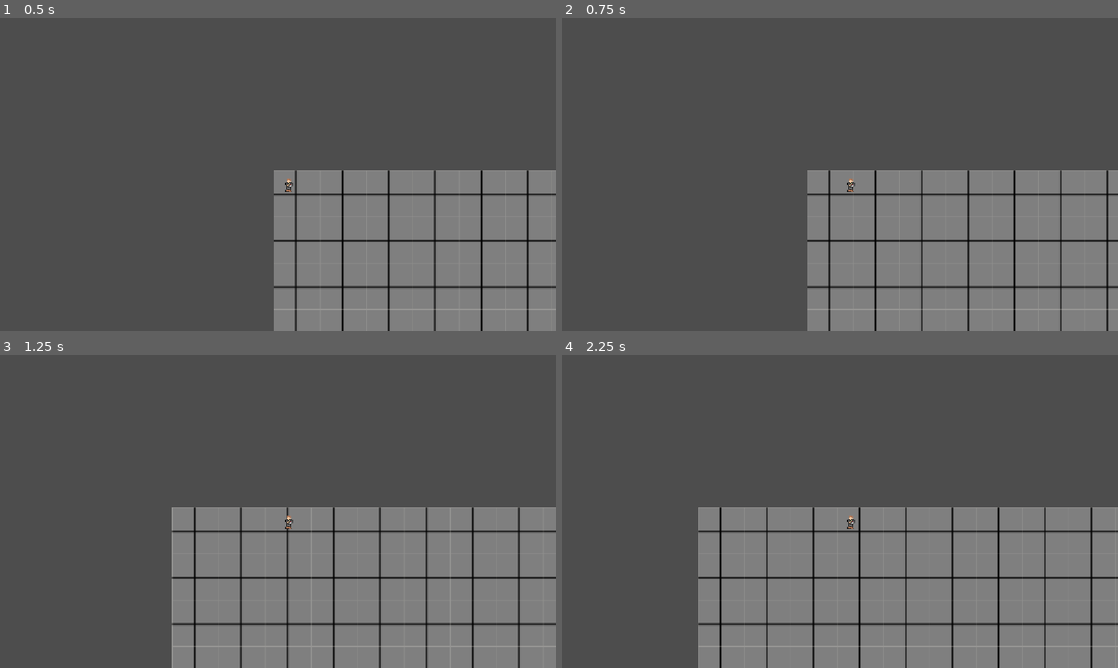
Above: before the commit, frames 1-4 (two rows, left to right).
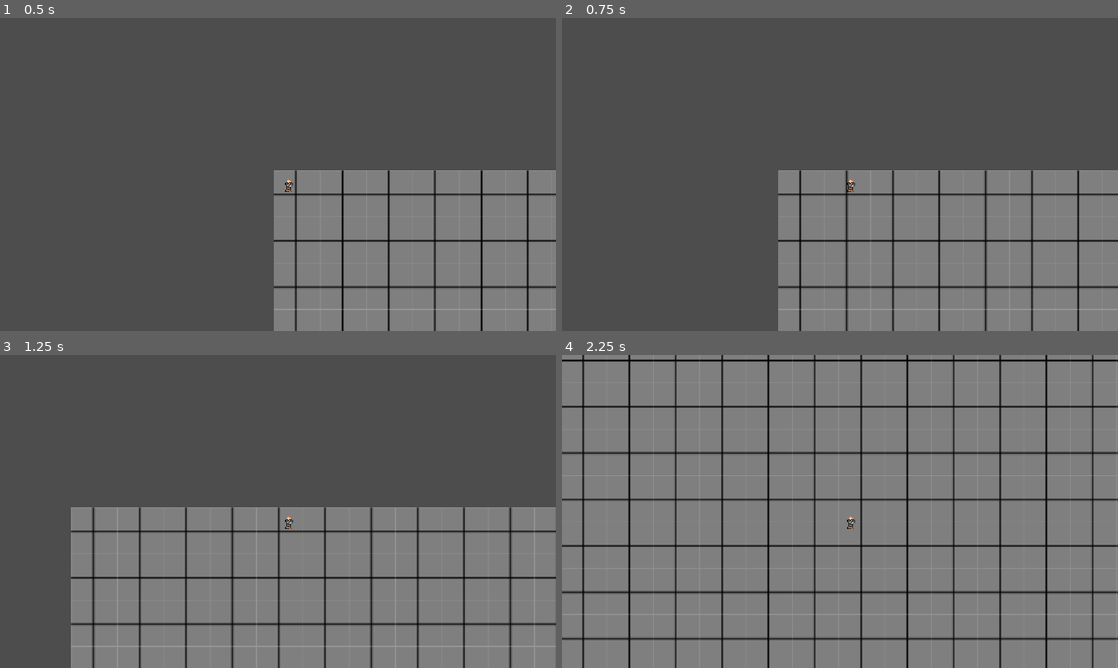
Above: after the commit, the same moments.

Repository: ColeSlaw0227/Peerless-Soldier
Game: Godot game, scene res://main_room.tscn
The game is run twice, just before and just after one commit, with the same random seed, the same clock (stepped at 60 frames per second) and the same inputs.
Inputs:
- Up to frame 1 (0.5 s): no input
- Up to frame 2 (0.75 s): tap Enter at 0.5 s; hold Right (ui_right) from 0.53 s (still down)
- Up to frame 3 (1.25 s): keep holding Right (ui_right)
- Up to frame 4 (2.25 s): release Right (ui_right) at 1.28 s; hold Down (ui_down) 1.28-2.03 s; hold Right (ui_right) from 2.03 s (still down)

Frame 1 is identical in both runs. In frame 2, 5.3% of the frame differs, in the area x 38-99%, y 48-100%; in frame 3, 12%; in frame 4, 64%, in the area x 0-100%, y 0-100%.

Commit message:
Added player Mov

Diff:
--- a/player.gd
+++ b/player.gd
@@ -5,14 +5,10 @@
 
 
 
-func _physics_process(delta: float) -> void:
+func _physics_process(delta):
+	var input_direction = Input.get_vector("ui_left","ui_right","ui_up","ui_down")
+	velocity = input_direction * SPEED
+	move_and_slide()
 
-	# Get the input direction and handle the movement/deceleration.
-	# As good practice, you should replace UI actions with custom gameplay actions.
-	var direction := Input.get_axis("ui_left", "ui_right")
-	if direction:
-		velocity.x = direction * SPEED
-	else:
-		velocity.x = move_toward(velocity.x, 0, SPEED)
 
 	move_and_slide()
